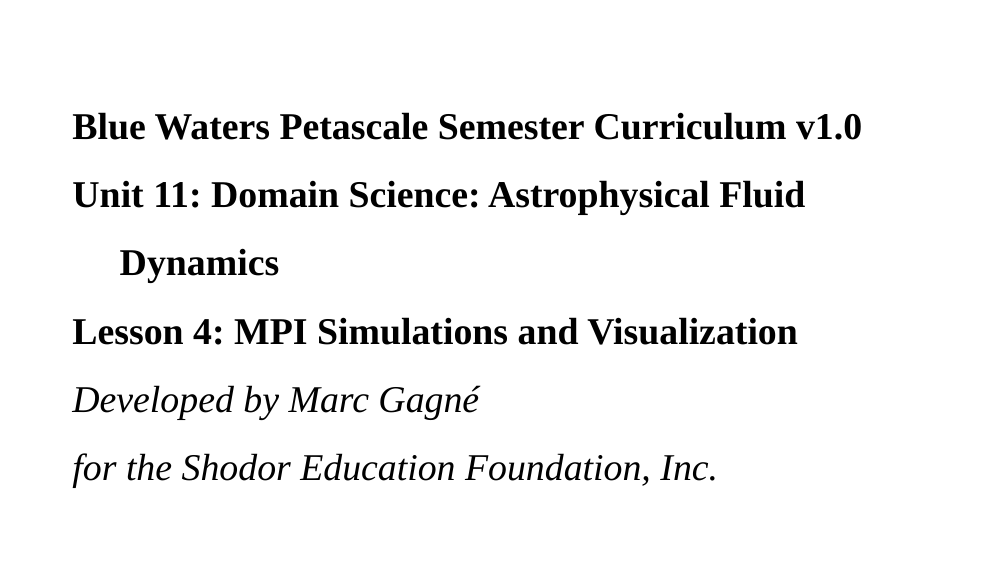
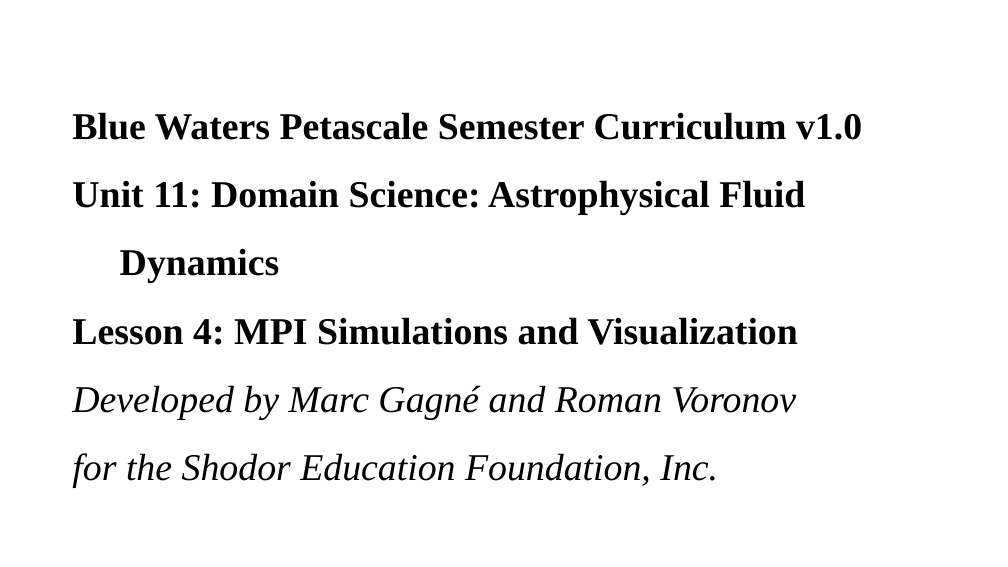
Before and after one commit to shodor-education/petascale-semester-curriculum, a slide deck: slide 1 of units/11/lessons/4/resources/petascale-lesson-11.4-slides.pptx. Drawn at 1008x567 pixels with LibreOffice and Linux fonts; fonts in the diff are those of the drawing. Boxes give left, top, right and bottom in pixels: in the first picture for what was removed or moved away, otherwise in the second. Text is boxed around its words. In the diff, an @@ line names an element or a change of style, - is before the commit and + after.

Commit message:
Add attributions for Roman

```diff
--- a/units/11/lessons/4/resources/petascale-lesson-11.4-slides.pptx
+++ b/units/11/lessons/4/resources/petascale-lesson-11.4-slides.pptx
@@ title at (x1=72, y1=112, x2=862, y2=488): text changed @@
-Blue Waters Petascale Semester Curriculum v1.0
-Unit 11: Domain Science: Astrophysical Fluid
-Dynamics
-Lesson 4: MPI Simulations and Visualization
-Developed by Marc Gagné
-for the Shodor Education Foundation, Inc.
+Blue Waters Petascale Semester Curriculum v1.0
+Unit 11: Domain Science: Astrophysical Fluid
+Dynamics
+Lesson 4: MPI Simulations and Visualization
+Developed by Marc Gagné and Roman Voronov
+for the Shodor Education Foundation, Inc.
```
Also in this commit, not shown: 10 other files.
